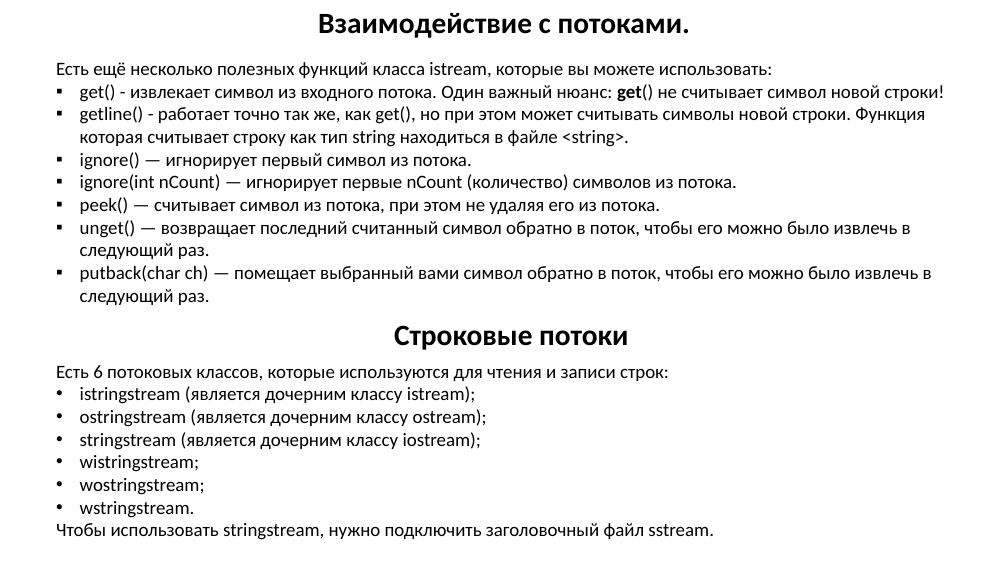
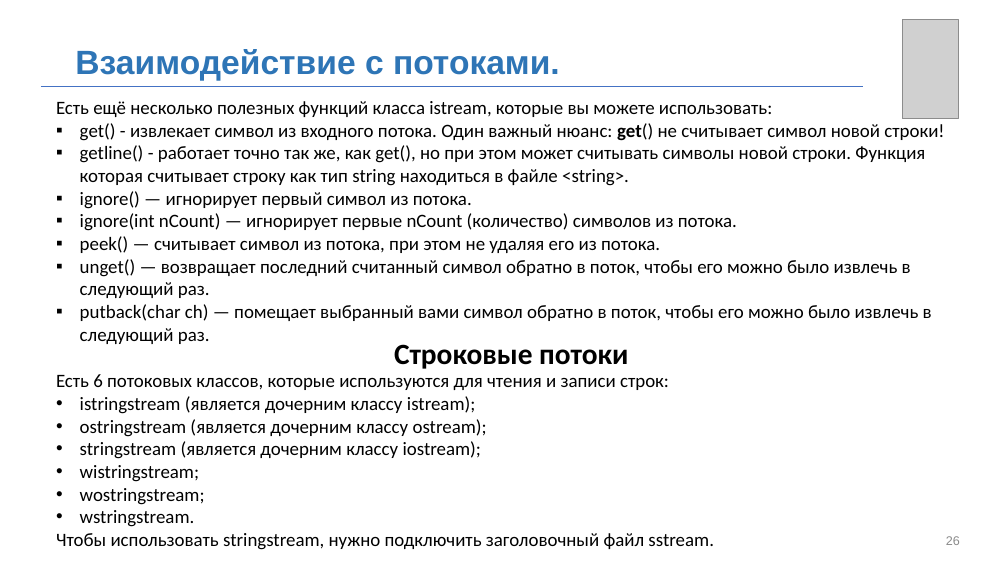
Before and after one commit to MUCTR-IKT-CPP/cpp_course, a slide deck: slide 26 of Лекции/2022/6/Абстрактные классы.pptx (slide 17 before the commit). Drawn at 1008x567 pixels with LibreOffice and Linux fonts; fonts in the diff are those of the drawing; grey boxes stand for pictures; background and template pictures are left out. Boxes give left, top, right and bottom in pixels: in the first picture for what was removed or moved away, otherwise in the second. Text is boxed around its words. In the diff, an @@ line names an element or a change of style, - is before the commit and + after.

```diff
--- a/Лекции/2022/6/Абстрактные классы.pptx
+++ b/Лекции/2022/6/Абстрактные классы.pptx
@@ picture added at (902,20,958,119) @@
@@ text "Взаимодействие с потоками.": place and size @@
-text "Взаимодействие с потоками." at (318,13,690,38)
+text "Взаимодействие с потоками." at (75,49,560,81)
@@ text "Взаимодействие с потоками." at (75,49,560,81): size 28 to 32 pt, font Calibri to Arial, text colour #000000 to #2E75B6; alignment centre to left; vertical alignment top to middle @@
@@ line added from (41, 86) to (864, 86), #4472C4 0.5 pt @@
@@ text "Есть ещё несколько полезных функций ...": place and size @@
-text "Есть ещё несколько полезных функций ..." at (56,62,944,305)
+text "Есть ещё несколько полезных функций ..." at (56,101,944,344)
@@ text "Строковые потоки": place and size @@
-text "Строковые потоки" at (394,325,628,350)
+text "Строковые потоки" at (394,344,628,369)
@@ text "Есть 6 потоковых классов, которые ...": place and size @@
-text "Есть 6 потоковых классов, которые ..." at (56,365,714,540)
+text "Есть 6 потоковых классов, которые ..." at (56,374,714,550)
@@ page number added at (946,536,960,545), 12 pt, text #8C8C8C @@
+26
```
Also in this commit, not shown: 18 other slides changed, 10 slides added, 1 slide removed, 4 other files.
